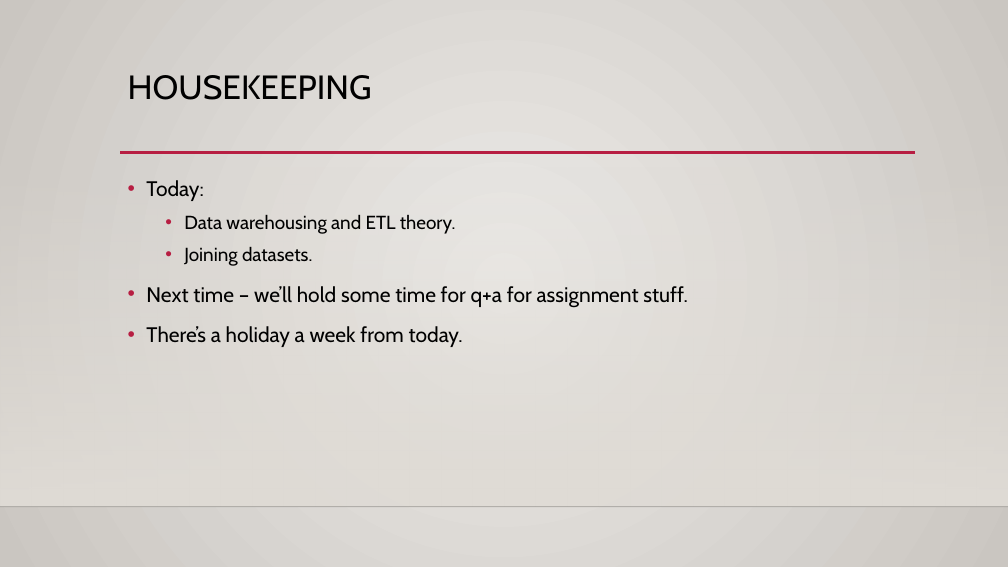
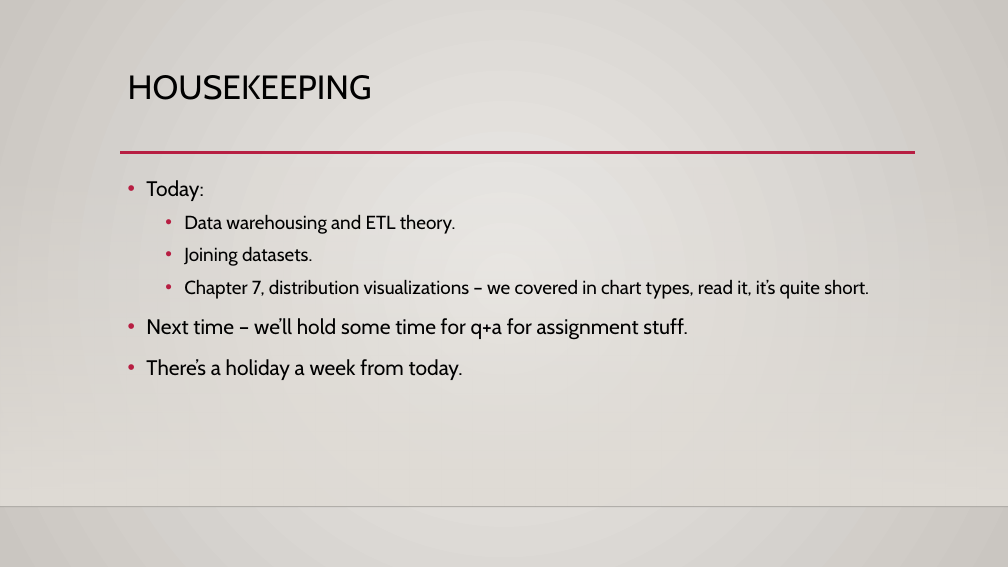
Before and after one commit to AkeemSemper/ml_datasets, a slide deck: slide 1 of slides/chapter_6_joins.pptx. Drawn at 1008x567 pixels with LibreOffice and Linux fonts; fonts in the diff are those of the drawing; background and template pictures are left out. Boxes give left, top, right and bottom in pixels: in the first picture for what was removed or moved away, otherwise in the second. Text is boxed around its words. In the diff, an @@ line names an element or a change of style, - is before the commit and + after.

```diff
--- a/slides/chapter_6_joins.pptx
+++ b/slides/chapter_6_joins.pptx
@@ text at bbox=[184, 280, 869, 299]: paragraph added @@
+  • Chapter 7, distribution visualizations – we covered in chart types, read it, it’s quite short.
```
Also in this commit, not shown: 1 other slide changed, 1 slide added, 2 other files.
